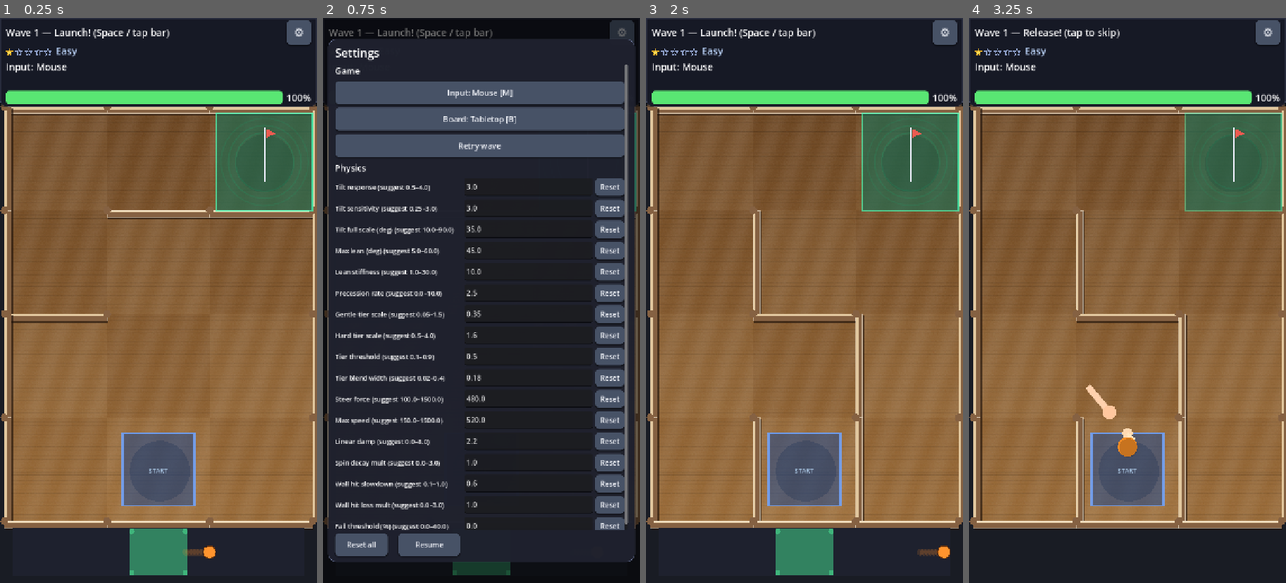
Above: before the commit, frames 1-4 (left to right).
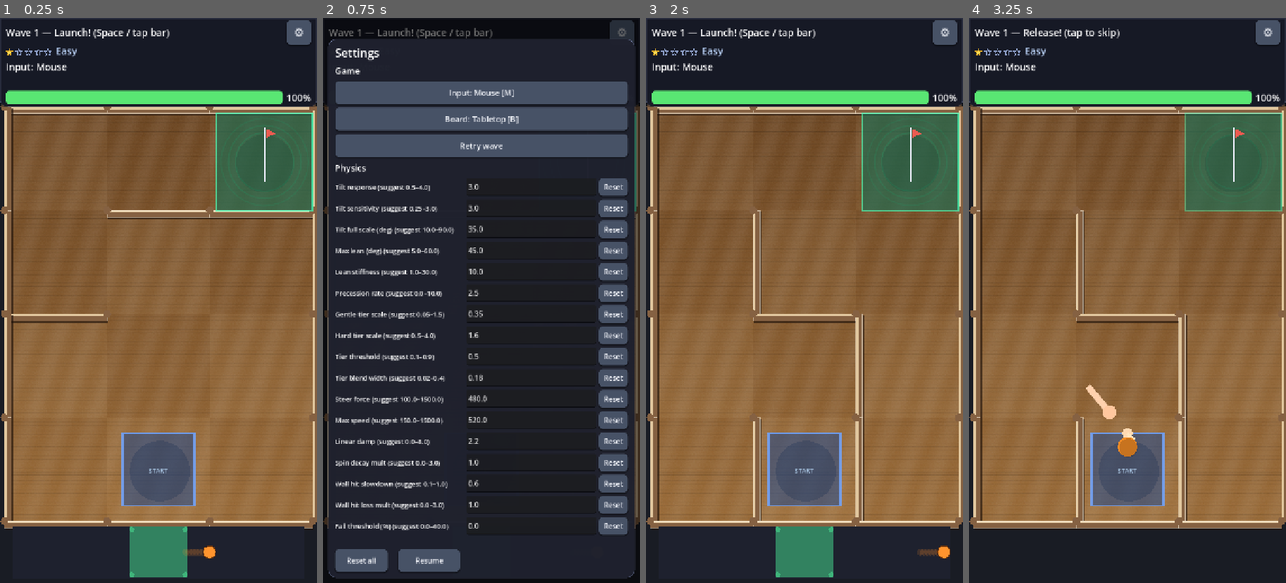
Above: after the commit, the same moments.

Repository: mhaiprojects/Spinning-Top-Maze
Game: Godot game, scene res://scenes/main.tscn
Same seed, same stepped clock (60 frames per second), same inputs: the game is played once before the commit and once after it.
Inputs (mouse positions are in pixels of both pictures, inside the frame that each line leads up to):
- Up to frame 1 (0.25 s): no input
- Up to frame 2 (0.75 s): click "⚙" at 0.5 s
- Up to frame 3 (2 s): click "Retry wave" at 1.25 s
- Up to frame 4 (3.25 s): tap Enter at 2, 2.1 s; move the mouse to (1197, 272) at 2.02 s; hold Right 2.03-2.75 s; click (1197, 272) at 2.17 s; tap Space at 2.27, 2.75 s; drag from (1064, 328) to (1111, 413) at 2.77 s

The runs differ from the first frame. In frame 1, 0.3% of the frame differs, in the area x 4-96%, y 90-99%; in frame 2, 7.6%, in the area x 1-99%, y 8-100%; in frame 3, 0.3%; in frame 4, nothing differs.

Commit message:
2026-11-23 17:30 AEDT: Game canvas always fits the page viewport - custom web shell (100dvh, fixed full-page, no scroll, visualViewport sync, adaptive canvas), aspect-aware UI scaling for HUD/launch bar/menu/overlays in portrait and landscape; layout containment tests at 6 sizes (via cursor-agent)

Diff:
--- a/scripts/game_ui.gd
+++ b/scripts/game_ui.gd
@@ -4,6 +4,7 @@
 const GEAR_SZ := 56.0
 const FONT_SZ := 22
 const VT := preload("res://scripts/visual_theme.gd")
+const ViewportLayout := preload("res://scripts/viewport_layout.gd")
 const DifficultyStars := preload("res://scripts/difficulty_stars.gd")
 
 var _vp_size := Vector2(720, 1280)
@@ -53,6 +54,13 @@
 	_vp_size = vp
 	_play_rect = play
 	_hud_height = top_h
+	var ui_s: float = ViewportLayout.ui_scale(vp)
+	if _overlay_card:
+		var card_w: float = minf(320.0 * ui_s, maxf(200.0, vp.x - 24.0))
+		var card_h: float = minf(200.0, maxf(140.0, vp.y * 0.32))
+		_overlay_card.custom_minimum_size = Vector2(card_w, card_h)
+	if _physics_menu:
+		_physics_menu.apply_viewport_layout(vp)
 	if _hud_band:
 		var band_h: float = maxf(top_h, hud_band_height())
 		_hud_band.offset_bottom = band_h
--- a/scripts/launch_minigame.gd
+++ b/scripts/launch_minigame.gd
@@ -17,6 +17,10 @@
 var _result_t := 0.0
 var _bar_rect := Rect2()
 var _marker_trail: Array[float] = []
+
+
+func bar_screen_rect() -> Rect2:
+	return _bar_rect
 
 
 func setup(bar_rect: Rect2, wave_num: int) -> void:
--- a/scripts/main.gd
+++ b/scripts/main.gd
@@ -4,6 +4,7 @@
 ## (no trigger area and no pull toward it).
 
 const LaunchIntroScene := preload("res://scripts/launch_intro.gd")
+const ViewportLayout := preload("res://scripts/viewport_layout.gd")
 
 enum Phase { INTRO, LAUNCH, RUN, GOAL_FALL, CLEARED, FELL, PAUSED }
 
@@ -122,17 +123,28 @@
 	_apply_play_layout(true)
 
 
+func play_rect_screen() -> Rect2:
+	return _play_rect
+
+
+func launch_bar_screen_rect() -> Rect2:
+	if _launch and _launch.has_method("bar_screen_rect"):
+		return _launch.call("bar_screen_rect") as Rect2
+	return Rect2()
+
+
 func _apply_play_layout(_hud_only: bool) -> void:
 	var vp: Rect2 = get_viewport().get_visible_rect()
-	var sy: float = vp.size.y / 1280.0
-	var top_h: float = BASE_TOP_H * sy
+	var layout: Dictionary = ViewportLayout.scaled_heights(vp.size)
+	var top_h: float = float(layout.top)
 	if _ui and _ui.has_method("hud_band_height"):
 		top_h = maxf(top_h, _ui.hud_band_height())
-	var bot_h: float = BASE_BOTTOM_H * sy
+	var bot_h: float = float(layout.bottom)
+	var margin: float = float(layout.margin)
 	_play_rect = Rect2(
-		MARGIN,
+		margin,
 		top_h,
-		vp.size.x - MARGIN * 2.0,
+		maxf(40.0, vp.size.x - margin * 2.0),
 		maxf(80.0, vp.size.y - top_h - bot_h)
 	)
 	if _ui and _ui.has_method("set_layout_rects"):
@@ -168,18 +180,27 @@
 	_position_launch_bar()
 
 
-func _position_launch_bar() -> void:
+func _launch_bar_rect(vp: Rect2) -> Rect2:
+	var bot_h: float = float(ViewportLayout.scaled_heights(vp.size).bottom)
+	var s: float = float(ViewportLayout.scaled_heights(vp.size).scale)
+	var inset: float = maxf(12.0, 16.0 * s)
+	var bar := Rect2(
+		_play_rect.position.x + inset,
+		maxf(_play_rect.end.y + 4.0, vp.size.y - bot_h + 8.0 * s),
+		maxf(40.0, _play_rect.size.x - inset * 2.0),
+		maxf(36.0, minf(bot_h - 16.0 * s, vp.size.y - (_play_rect.end.y + 8.0)))
+	)
+	if bar.end.y > vp.size.y:
+		bar.size.y = maxf(32.0, vp.size.y - bar.position.y - 2.0)
+	return bar
+
+
+func _position_launch_bar(setup := false) -> void:
 	if _play_rect.size.x < 1.0:
 		return
 	var vp: Rect2 = get_viewport().get_visible_rect()
-	var bot_h: float = BASE_BOTTOM_H * (vp.size.y / 1280.0)
-	var bar := Rect2(
-		_play_rect.position.x + 16,
-		vp.size.y - bot_h + 12,
-		_play_rect.size.x - 32,
-		maxf(48.0, bot_h - 24)
-	)
-	if phase == Phase.LAUNCH and _launch.active:
+	var bar: Rect2 = _launch_bar_rect(vp)
+	if phase == Phase.LAUNCH and (setup or _launch.active):
 		_launch.setup(bar, wave)
 
 
@@ -195,15 +216,7 @@
 ## Timing bar first; the hand release animation follows once it resolves.
 func _show_launch_bar() -> void:
 	phase = Phase.LAUNCH
-	var vp: Rect2 = get_viewport().get_visible_rect()
-	var bot_h: float = BASE_BOTTOM_H * (vp.size.y / 1280.0)
-	var bar := Rect2(
-		_play_rect.position.x + 16,
-		vp.size.y - bot_h + 12,
-		_play_rect.size.x - 32,
-		maxf(48.0, bot_h - 24)
-	)
-	_launch.setup(bar, wave)
+	_position_launch_bar(true)
 	_launch.visible = true
 	if _ui.has_method("on_phase_launch"):
 		_ui.on_phase_launch(wave)
--- a/scripts/maze_world.gd
+++ b/scripts/maze_world.gd
@@ -3,6 +3,7 @@
 ## Builds collision walls and draws the maze from MazeGen data.
 
 const WALL_GROUP := "maze_wall"
+const ViewportLayout := preload("res://scripts/viewport_layout.gd")
 const HAZARD_GROUP := "hazard_zone"
 const PlayBg := preload("res://scripts/play_background.gd")
 
@@ -19,6 +20,14 @@
 	play_background_id = PlayBg.from_saved(id)
 	_floor_tex = null
 	queue_redraw()
+
+
+func screen_play_rect() -> Rect2:
+	return Rect2(global_position + _play_rect.position, _play_rect.size)
+
+
+func play_area_rect() -> Rect2:
+	return _play_rect
 
 
 func build(data: Dictionary, play_rect: Rect2) -> void:
@@ -29,7 +38,8 @@
 	var cols: int = data.cols
 	var rows: int = data.rows
 	_cell_size = Vector2(play_rect.size.x / float(cols), play_rect.size.y / float(rows))
-	_wall_thick = clampf(play_rect.size.x / 720.0 * 16.0, 12.0, 22.0)
+	var layout_w: float = play_rect.size.x / ViewportLayout.DESIGN_SIZE.x
+	_wall_thick = clampf(layout_w * 16.0, 10.0, 24.0)
 	for seg in data.walls:
 		_add_wall_segment(seg)
 	for h in data.get("hazards", []):
--- a/scripts/physics_menu.gd
+++ b/scripts/physics_menu.gd
@@ -3,6 +3,7 @@
 ## Settings overlay: game controls + physics tunables (pauses tree while open).
 
 const VT := preload("res://scripts/visual_theme.gd")
+const ViewportLayout := preload("res://scripts/viewport_layout.gd")
 
 var _open := false
 var _prev_paused := false
@@ -18,6 +19,7 @@
 var _btn_calibrate: Button
 var _btn_retry: Button
 var _btn_resume: Button
+var _frame_margin: MarginContainer
 
 
 func _ready() -> void:
@@ -29,6 +31,30 @@
 
 func set_ui_host(host: Node) -> void:
 	_ui_host = host
+
+
+func apply_viewport_layout(vp: Vector2) -> void:
+	if _frame_margin == null or _root_panel == null:
+		return
+	var s: float = ViewportLayout.ui_scale(vp)
+	var m: float = maxf(8.0, 12.0 * s)
+	var top_m: float = maxf(8.0, minf(48.0 * s, vp.y * 0.1))
+	_frame_margin.add_theme_constant_override("margin_left", int(m))
+	_frame_margin.add_theme_constant_override("margin_right", int(m))
+	_frame_margin.add_theme_constant_override("margin_top", int(top_m))
+	_frame_margin.add_theme_constant_override("margin_bottom", int(m))
+	var max_h: float = maxf(160.0, vp.y - top_m - m * 2.0)
+	var max_w: float = maxf(220.0, vp.x - m * 2.0)
+	_root_panel.custom_minimum_size = Vector2(
+		minf(maxf(260.0, 300.0 * s), max_w),
+		minf(maxf(220.0, 400.0 * s), max_h)
+	)
+
+
+func settings_panel_rect() -> Rect2:
+	if _root_panel == null:
+		return Rect2()
+	return _root_panel.get_global_rect()
 
 
 func _build_ui() -> void:
@@ -37,13 +63,14 @@
 	dim.set_anchors_preset(Control.PRESET_FULL_RECT)
 	dim.mouse_filter = Control.MOUSE_FILTER_STOP
 	add_child(dim)
-	var center := MarginContainer.new()
-	center.set_anchors_preset(Control.PRESET_FULL_RECT)
-	center.add_theme_constant_override("margin_left", 12)
-	center.add_theme_constant_override("margin_right", 12)
-	center.add_theme_constant_override("margin_top", 48)
-	center.add_theme_constant_override("margin_bottom", 48)
-	add_child(center)
+	_frame_margin = MarginContainer.new()
+	_frame_margin.set_anchors_preset(Control.PRESET_FULL_RECT)
+	_frame_margin.add_theme_constant_override("margin_left", 12)
+	_frame_margin.add_theme_constant_override("margin_right", 12)
+	_frame_margin.add_theme_constant_override("margin_top", 48)
+	_frame_margin.add_theme_constant_override("margin_bottom", 48)
+	add_child(_frame_margin)
+	var center := _frame_margin
 	_root_panel = PanelContainer.new()
 	_root_panel.size_flags_horizontal = Control.SIZE_EXPAND_FILL
 	_root_panel.size_flags_vertical = Control.SIZE_EXPAND_FILL
@@ -342,6 +369,8 @@
 	var tin: Node = get_node_or_null("/root/TiltInput")
 	if tin and tin.has_method("set_steer_blocked"):
 		tin.call("set_steer_blocked", true)
+	var vp: Rect2 = get_viewport().get_visible_rect()
+	apply_viewport_layout(vp.size)
 	refresh_game_rows()
 	for d in PhysicsSettings.DEFS:
 		_refresh_row(d.key)
--- /dev/null
+++ b/scripts/viewport_layout.gd
@@ -0,0 +1,34 @@
+class_name ViewportLayout
+extends RefCounted
+## Scale chrome (HUD, launch bar, menu) for varying aspect ratios (portrait / landscape).
+
+const DESIGN_SIZE := Vector2(720, 1280)
+
+
+static func ui_scale(vp: Vector2) -> float:
+	var fit: float = minf(vp.x / DESIGN_SIZE.x, vp.y / DESIGN_SIZE.y)
+	var short_side: float = minf(vp.x, vp.y)
+	var boosted: float = short_side / DESIGN_SIZE.x * 0.88
+	return clampf(maxf(fit, boosted), 0.42, 1.4)
+
+
+static func edge_margin(vp: Vector2, base: float = 10.0) -> float:
+	return maxf(4.0, base * ui_scale(vp))
+
+
+static func hud_base_height() -> float:
+	return 152.0 * ui_scale(DESIGN_SIZE)
+
+
+static func bottom_base_height() -> float:
+	return 140.0 * ui_scale(DESIGN_SIZE)
+
+
+static func scaled_heights(vp: Vector2) -> Dictionary:
+	var s: float = ui_scale(vp)
+	return {
+		"scale": s,
+		"top": 152.0 * s,
+		"bottom": 140.0 * s,
+		"margin": edge_margin(vp, 10.0),
+	}
--- a/tests/test_runner.gd
+++ b/tests/test_runner.gd
@@ -119,6 +119,8 @@
 	print("== Settings gear HUD ==")
 	await test_settings_gear_hud()
 	await test_hud_play_layout()
+	test_web_export_shell_preset()
+	await test_viewport_layouts()
 	print("\nRESULT: %d passed, %d failed" % [passed, failed])
 
 
@@ -346,6 +348,7 @@
 		"res://scripts/physics_settings.gd",
 		"res://scripts/top_physics.gd",
 		"res://scripts/physics_menu.gd",
+		"res://scripts/viewport_layout.gd",
 	]
 	for p in paths:
 		var res: Resource = load(p)
@@ -1788,6 +1791,90 @@
 	PhysicsSettings.reset_all()
 
 
+func _rect_inside_viewport(inner: Rect2, vp: Rect2, pad: float = 3.0) -> bool:
+	return (
+		inner.position.x >= vp.position.x - pad
+		and inner.position.y >= vp.position.y - pad
+		and inner.end.x <= vp.end.x + pad
+		and inner.end.y <= vp.end.y + pad
+	)
+
+
+func test_web_export_shell_preset() -> void:
+	var preset: String = FileAccess.get_file_as_string("res://export_presets.cfg")
+	check(preset.contains("res://web/shell.html"), "Web export preset points at custom shell")
+	check(preset.contains("html/canvas_resize_policy=2"), "Web preset canvas_resize_policy adaptive (2)")
+	check(FileAccess.file_exists("res://web/shell.html"), "web/shell.html exists in project")
+	var shell: String = FileAccess.get_file_as_string("res://web/shell.html")
+	check(shell.contains("100dvh"), "shell CSS 100dvh")
+	check(shell.contains("overflow: hidden"), "shell overflow hidden")
+	check(not shell.contains("viewport-fit=cover"), "shell without viewport-fit=cover")
+	check(not shell.contains("safe-area-inset"), "shell without safe-area body padding")
+	check(not shell.contains("canvas.style.width"), "shell does not set canvas inline width")
+	check(shell.contains("$GODOT_CONFIG"), "shell keeps $GODOT_CONFIG placeholder")
+
+
+func test_viewport_layouts() -> void:
+	var scene: PackedScene = load("res://scenes/main.tscn")
+	var sizes: Array[Vector2i] = [
+		Vector2i(720, 1280),
+		Vector2i(360, 780),
+		Vector2i(390, 844),
+		Vector2i(1280, 720),
+		Vector2i(1920, 1080),
+		Vector2i(1024, 768),
+	]
+	for sz in sizes:
+		DisplayServer.window_set_size(sz)
+		var inst := scene.instantiate()
+		root.add_child(inst)
+		for i in 24:
+			await process_frame
+		var main: Node = inst
+		var ui: Node = inst.get_node("UI")
+		if main.has_method("_on_viewport_changed"):
+			main.call("_on_viewport_changed")
+		for i in 10:
+			await process_frame
+		var vp: Rect2 = inst.get_viewport().get_visible_rect()
+		var play: Rect2 = main.call("play_rect_screen") as Rect2
+		var hud: Rect2 = ui.call("hud_screen_rect") as Rect2
+		var launch: Rect2 = main.call("launch_bar_screen_rect") as Rect2
+		var maze: MazeWorld = _find_main_child(main, MazeWorld) as MazeWorld
+		var maze_r: Rect2 = maze.screen_play_rect()
+		var maze_local: Rect2 = maze.play_area_rect()
+		check(_rect_inside_viewport(play, vp), "play rect inside viewport %dx%d" % [sz.x, sz.y])
+		check(hud.end.y <= play.position.y + 3.0, "HUD above play at %dx%d" % [sz.x, sz.y])
+		check(_rect_inside_viewport(launch, vp), "launch bar inside viewport %dx%d" % [sz.x, sz.y])
+		check(_rect_inside_viewport(maze_r, vp), "maze inside viewport %dx%d" % [sz.x, sz.y])
+		check(
+			play.position.distance_to(maze_local.position) < 2.0
+			and is_equal_approx(play.size.x, maze_local.size.x)
+			and is_equal_approx(play.size.y, maze_local.size.y),
+			"maze play area matches layout at %dx%d" % [sz.x, sz.y]
+		)
+		var menu: PhysicsMenu = ui.call("physics_menu_node") as PhysicsMenu
+		var gear_btn: Button = ui.call("gear_button") as Button
+		gear_btn.pressed.emit()
+		for i in 8:
+			await process_frame
+		check(_rect_inside_viewport(menu.settings_panel_rect(), vp), "settings panel inside %dx%d" % [sz.x, sz.y])
+		menu.close()
+		for i in 6:
+			await process_frame
+		main.call("_begin_run", 88.0)
+		for i in 8:
+			await physics_frame
+		main.call("_finish_goal")
+		for i in 60:
+			await physics_frame
+		var card: Rect2 = ui.call("overlay_card_rect") as Rect2
+		check(_rect_inside_viewport(card, vp), "overlay card inside viewport %dx%d" % [sz.x, sz.y])
+		inst.queue_free()
+		await process_frame
+	DisplayServer.window_set_size(Vector2i(720, 1280))
+
+
 func test_hud_play_layout() -> void:
 	var scene: PackedScene = load("res://scenes/main.tscn")
 	for sz in [Vector2i(720, 1280), Vector2i(1280, 720)]:
Not shown, changed: export_presets.cfg
Not shown, added: scripts/viewport_layout.gd.uid
